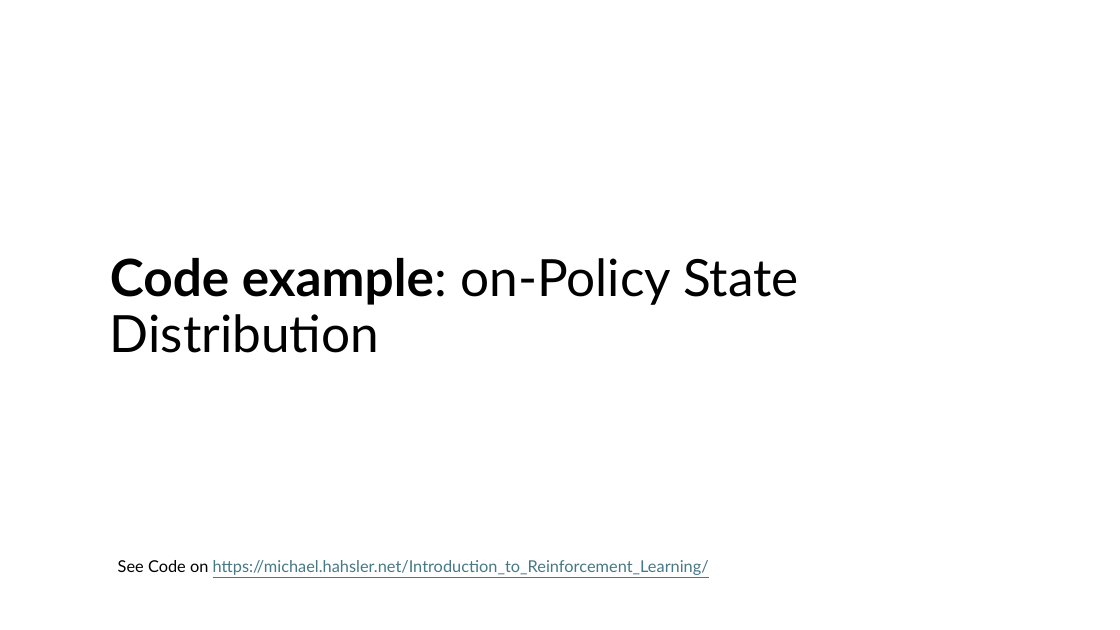
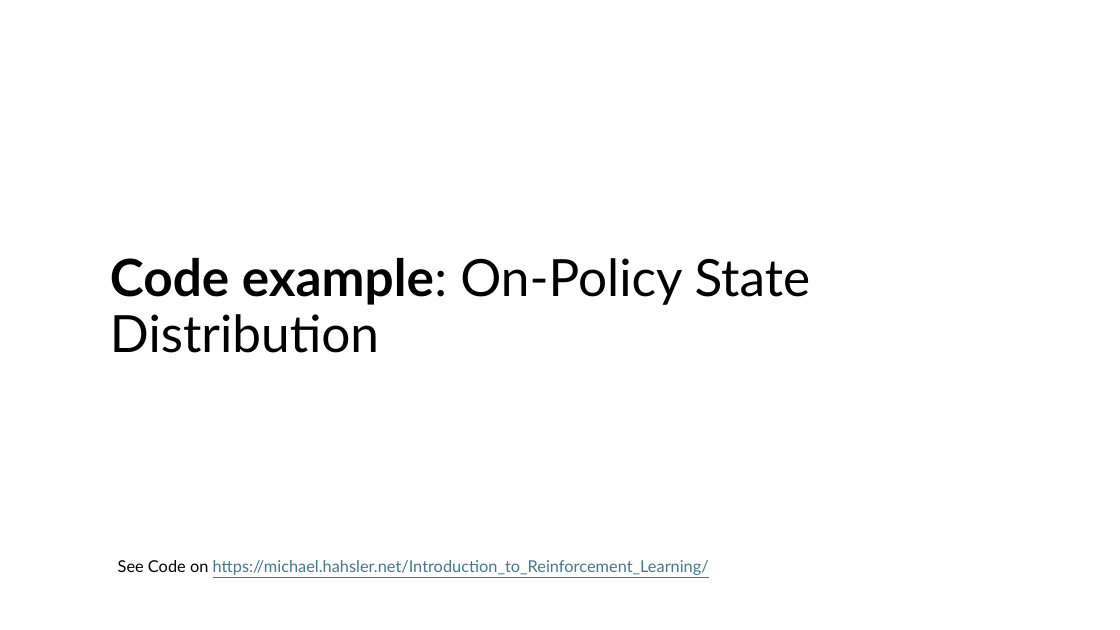
Before and after one commit to mhahsler/Introduction_to_Reinforcement_Learning, a slide deck: slide 9 of slides/Lecture_Chapter09.pptx. Drawn at 1120x630 pixels with LibreOffice and Linux fonts; fonts in the diff are those of the drawing. Boxes give left, top, right and bottom in pixels: in the first picture for what was removed or moved away, otherwise in the second. Text is boxed around its words. In the diff, an @@ line names an element or a change of style, - is before the commit and + after.

```diff
--- a/slides/Lecture_Chapter09.pptx
+++ b/slides/Lecture_Chapter09.pptx
@@ title at (110, 258, 811, 353): text changed @@
-Code example: on-Policy State Distribution
+Code example: On-Policy State Distribution
```
Also in this commit, not shown: 2 other slides changed, 1 other file.
